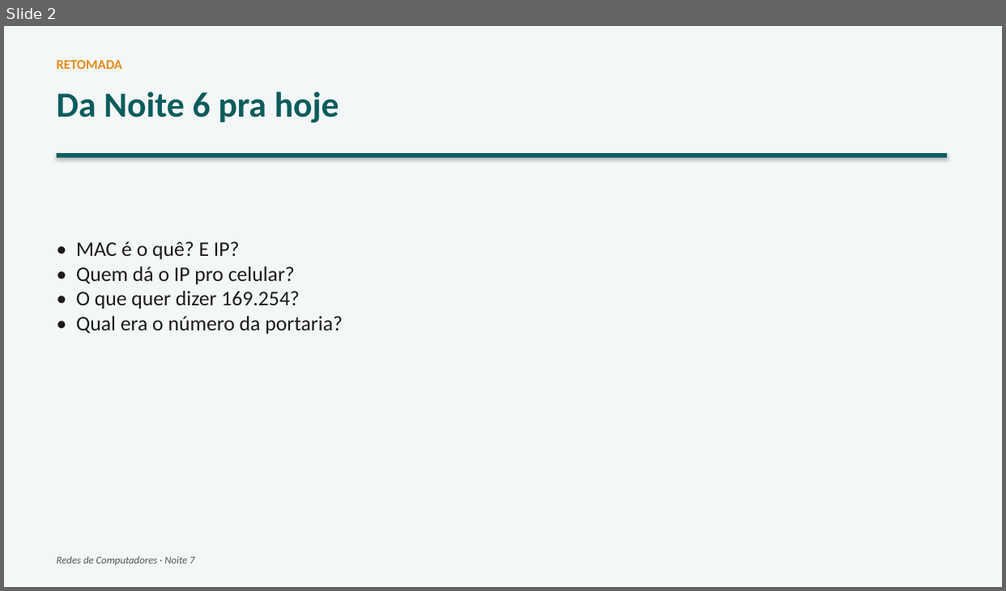
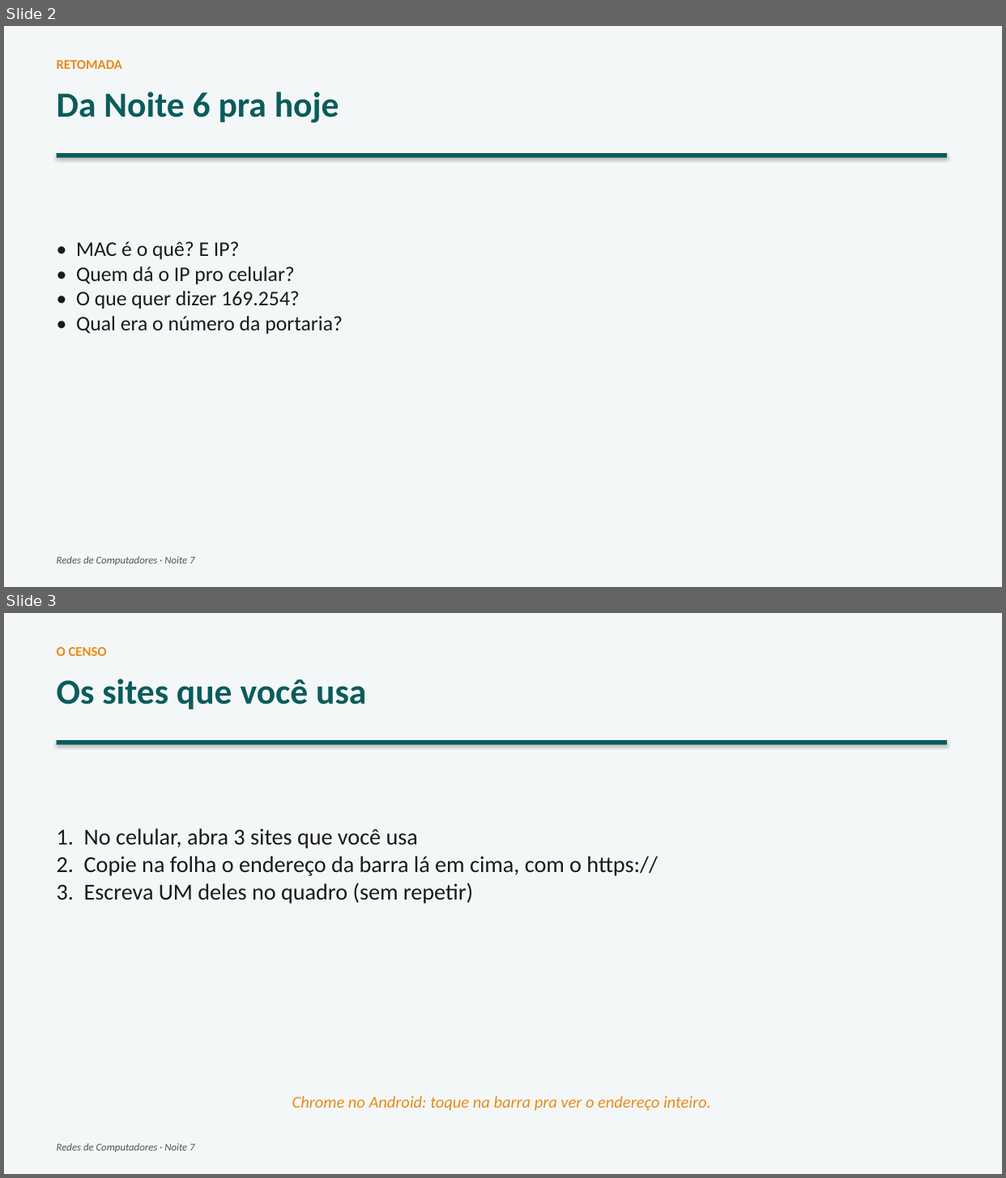
Before and after one commit to joninedel-prog/gerador_contratos, a slide deck: Aula - Redes 7 - Nomes na rede.pptx. Shown one above the other, each under a label of ours: slide 2 before the commit, slides 2 and 3 after it. The pictures are 1006x591 and 1006x1178 pixels, drawn with LibreOffice and Linux fonts; fonts in the diff are those of the drawing. Boxes give left, top, right and bottom in pixels: in the first picture for what was removed or moved away, otherwise in the second. Text is boxed around its words. In the diff, an @@ line names an element or a change of style, - is before the commit and + after.

```diff
--- a/Aula - Redes 7 - Nomes na rede.pptx
+++ b/Aula - Redes 7 - Nomes na rede.pptx
@@ slide 3 added at bbox=[4, 613, 1002, 1174], background #FFFFFF @@
@@ rectangle added at bbox=[4, 613, 1002, 1174], fill #F4F7F7 @@
@@ text added at bbox=[57, 647, 107, 656], 13 pt, text #E88B1A, bold @@
+O CENSO
@@ text added at bbox=[57, 679, 366, 709], 34 pt, text #0B5C5C, bold @@
+Os sites que você usa
@@ rectangle added at bbox=[57, 740, 948, 745], fill #0B5C5C @@
@@ text added at bbox=[57, 828, 657, 904], 22 pt, text #1A1A1A @@
+1. No celular, abra 3 sites que você usa
+2. Copie na folha o endereço da barra lá em cima, com o https://
+3. Escreva UM deles no quadro (sem repetir)
@@ text added at bbox=[292, 1096, 711, 1111], 16 pt, text #E88B1A, italic @@
+Chrome no Android: toque na barra pra ver o endereço inteiro.
@@ text added at bbox=[57, 1144, 194, 1152], 10 pt, text #555555, italic @@
+Redes de Computadores · Noite 7
```
Also in this commit, not shown: 2 slides changed, 4 other files.
